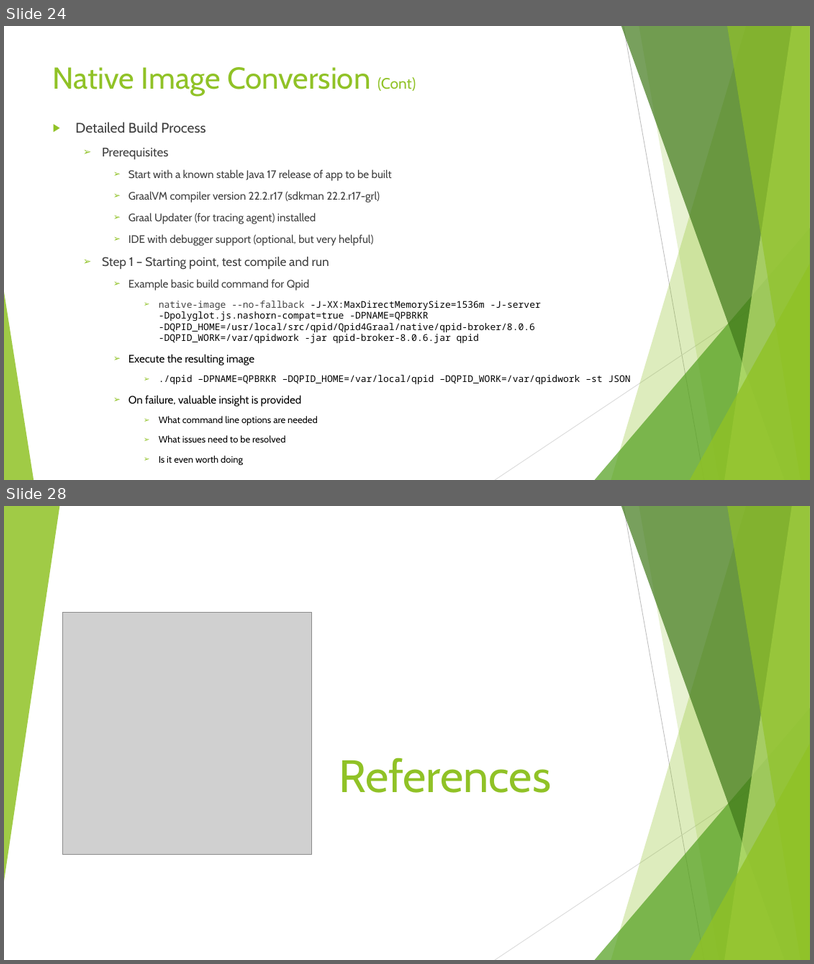
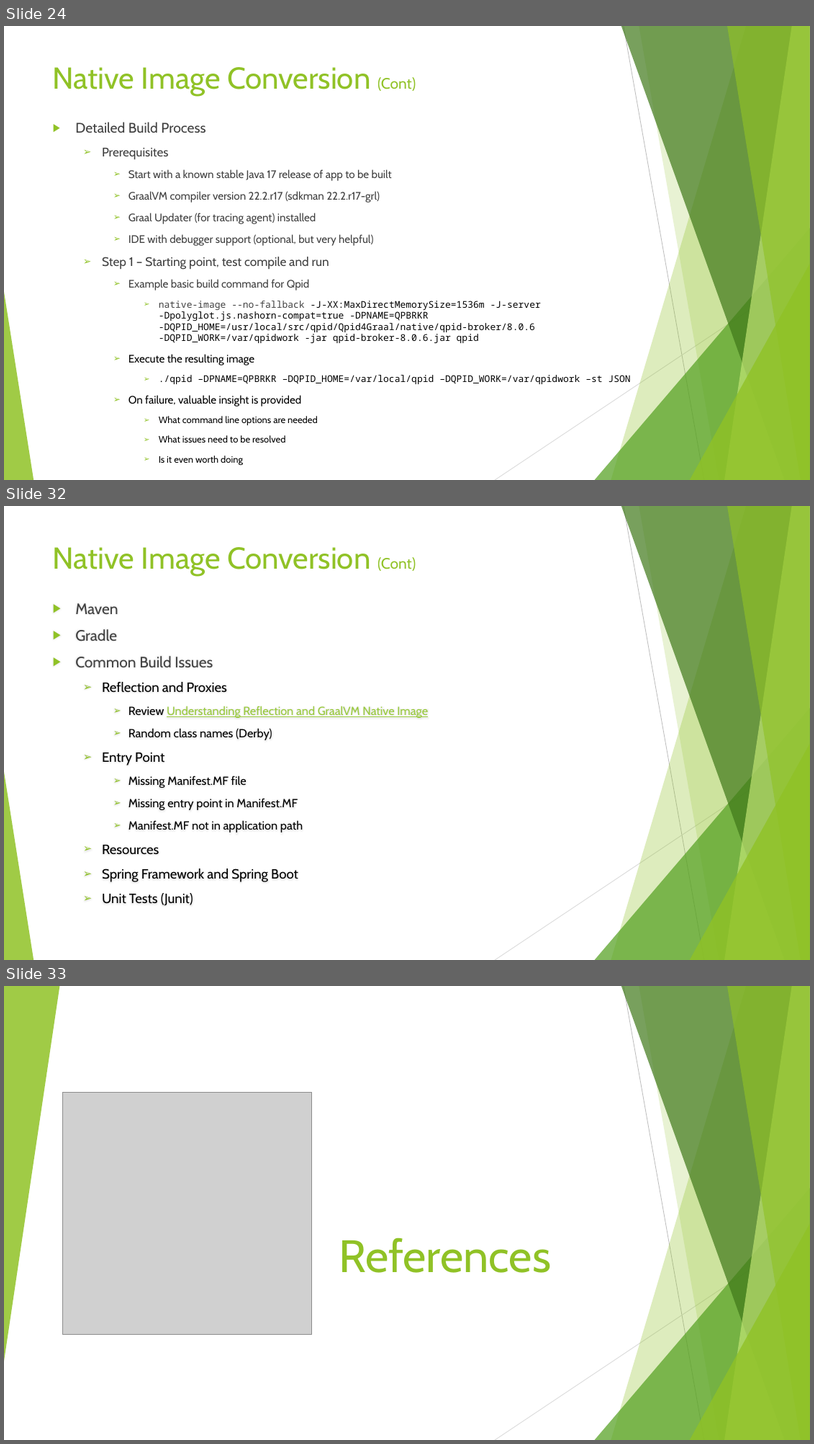
Before and after one commit to Rohan427/Qpid4Graal, a slide deck: doc/reference/GraalVm _Upgrade.pptx. Shown one above the other, each under a label of ours: slides 24 and 28 before the commit, slides 24, 32 and 33 after it; the slides between them are not shown. The pictures are 814x964 and 814x1444 pixels, drawn with LibreOffice and Linux fonts; fonts in the diff are those of the drawing; grey boxes stand for pictures. Boxes give left, top, right and bottom in pixels: in the first picture for what was removed or moved away, otherwise in the second. Text is boxed around its words. In the diff, an @@ line names an element or a change of style, - is before the commit and + after.

Commit message:
GraalVM Upgrade PPT RC1

```diff
--- a/doc/reference/GraalVm _Upgrade.pptx
+++ b/doc/reference/GraalVm _Upgrade.pptx
@@ slide 32 added at (4,506,810,960), background #FFFFFF; not listed: 10 template elements that a slide beside it also shows @@
@@ title added at (53,547,416,576), 36 pt, text #90C226 @@
+Native Image Conversion (Cont)
@@ text added at (75,603,428,906), 14 pt, text #000000 @@
+▶ Maven
+▶ Gradle
+▶ Common Build Issues
+  ➢ Reflection and Proxies
+    ➢ Review Understanding Reflection and GraalVM Native Image
+    ➢ Random class names (Derby)
+  ➢ Entry Point
+    ➢ Missing Manifest.MF file
+    ➢ Missing entry point in Manifest.MF
+    ➢ Manifest.MF not in application path
+  ➢ Resources
+  ➢ Spring Framework and Spring Boot
+  ➢ Unit Tests (Junit)
@@ what was slide 28 is now slide 33 @@
```
Also in this commit, not shown: 7 slides changed, 4 other slides added.
